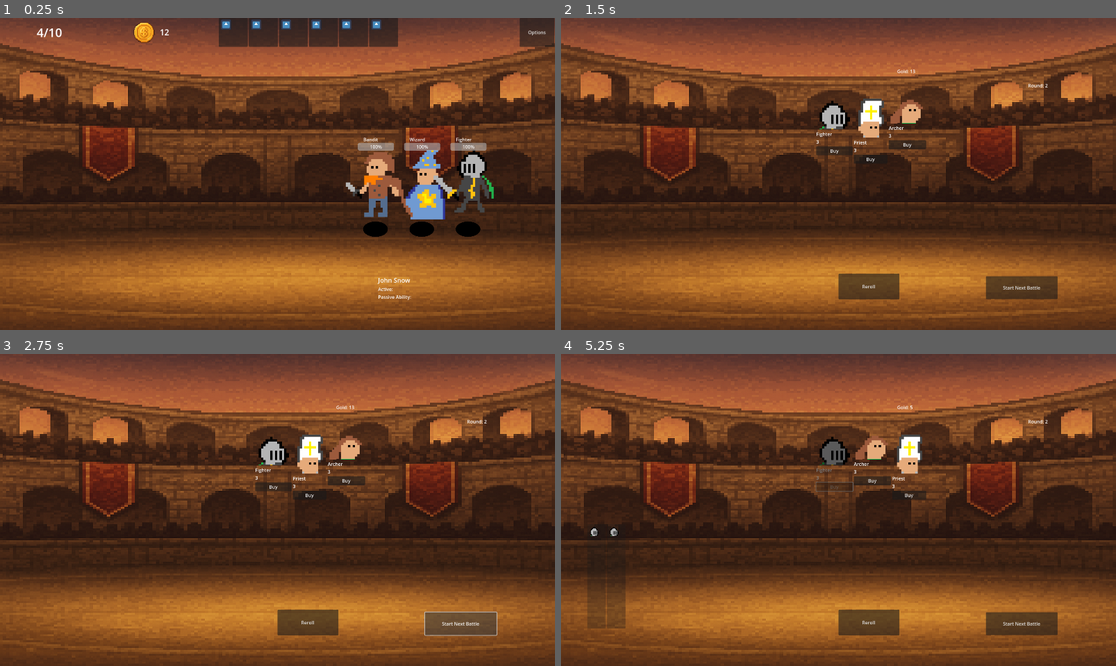
Above: before the commit, frames 1-4 (two rows, left to right).
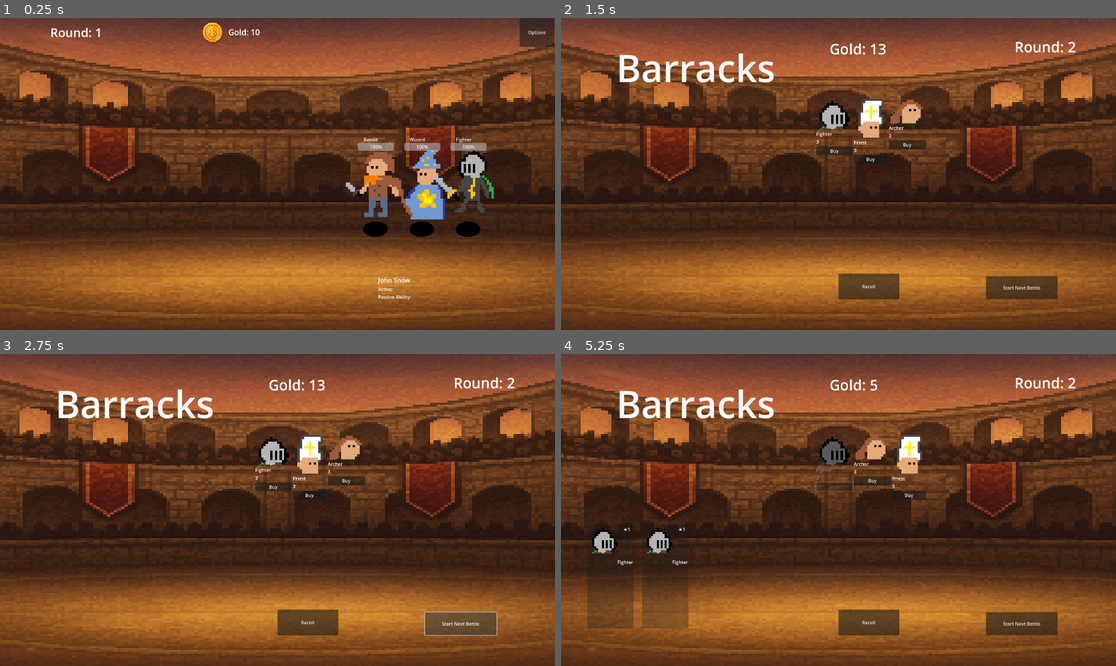
Above: after the commit, the same moments.

Repository: klaswell16/auto_battler
Game: Godot game, scene res://scenes/battle_scene.tscn
Same seed, same stepped clock (60 frames per second), same inputs: the game is played once before the commit and once after it. The engine's default icon, where the game draws it, is replaced by a stand-in: a white triangle on a blue panel in a dark square.
Inputs (mouse positions are in pixels of both pictures, inside the frame that each line leads up to):
- Up to frame 1 (0.25 s): no input
- Up to frame 2 (1.5 s): click (794, 33) at 0.52 s; click (821, 33) at 1.27 s
- Up to frame 3 (2.75 s): click "Start Next Battle" at 2 s
- Up to frame 4 (5.25 s): click "Start Next Battle" at 2.75 s; click "Buy" at 3.5 s; click "Reroll" at 4.25 s; click "Buy" at 5 s

The runs differ from the first frame. In frame 1, 3.4% of the frame differs, in the area x 6-72%, y 0-10%; in frame 2, 1.4%; in frame 3, 1.4%; in frame 4, 3.4%.

Commit message:
Add names and rank to owned bench

Diff:
--- a/scenes/Shop.tscn
+++ b/scenes/Shop.tscn
@@ -28,17 +28,19 @@
 
 [node name="GoldLabel" type="Label" parent="."]
 layout_mode = 0
-offset_left = 1163.0
-offset_top = 173.0
-offset_right = 1396.0
-offset_bottom = 280.0
+offset_left = 929.0
+offset_top = 72.0
+offset_right = 1162.0
+offset_bottom = 179.0
+theme_override_font_sizes/font_size = 50
 
 [node name="RoundLabel" type="Label" parent="."]
 layout_mode = 0
-offset_left = 1616.0
-offset_top = 222.0
-offset_right = 1859.0
-offset_bottom = 320.0
+offset_left = 1569.0
+offset_top = 65.0
+offset_right = 1812.0
+offset_bottom = 163.0
+theme_override_font_sizes/font_size = 50
 
 [node name="SlotsContainer" type="HBoxContainer" parent="."]
 layout_mode = 0
@@ -69,5 +71,15 @@
 offset_top = 590.0
 offset_right = 878.0
 offset_bottom = 950.0
+theme_override_constants/separation = 30
+
+[node name="BarracksLabel" type="Label" parent="."]
+layout_mode = 0
+offset_left = 191.0
+offset_top = 83.0
+offset_right = 909.0
+offset_bottom = 351.0
+theme_override_font_sizes/font_size = 130
+text = "Barracks"
 
 [connection signal="pressed" from="StartBattleButton" to="." method="_on_start_battle_button_pressed"]
--- a/scenes/ShopSlot.tscn
+++ b/scenes/ShopSlot.tscn
@@ -3,6 +3,7 @@
 [ext_resource type="Script" uid="uid://0876b0x85otd" path="res://scripts/shop_slot.gd" id="1_0lmm0"]
 
 [node name="ShopSlot" type="VBoxContainer"]
+custom_minimum_size = Vector2(100, 200)
 offset_left = -2.0
 offset_top = 17.0
 offset_right = 268.0
--- a/scenes/battle_scene.tscn
+++ b/scenes/battle_scene.tscn
@@ -1,12 +1,10 @@
-[gd_scene load_steps=11 format=3 uid="uid://dsj8dewr7suvq"]
+[gd_scene load_steps=9 format=3 uid="uid://dsj8dewr7suvq"]
 
 [ext_resource type="Texture2D" uid="uid://ky1unmpkiepu" path="res://sprites/ChatGPT Image Nov 5, 2025, 06_23_36 PM.png" id="1_kinr6"]
 [ext_resource type="Script" uid="uid://blr44w1gqrvvu" path="res://scripts/battle_scene.gd" id="1_pxwbd"]
 [ext_resource type="Texture2D" uid="uid://b8060iiultitp" path="res://sprites/P.png" id="2_1i8jf"]
-[ext_resource type="PackedScene" uid="uid://dhtudq5lcjm0n" path="res://ui/potrait_button.tscn" id="2_rca61"]
-[ext_resource type="Script" path="res://scripts/champion_data.gd" id="2_ti0og"]
+[ext_resource type="Script" uid="uid://b5ufi8mmpoals" path="res://scripts/champion_data.gd" id="2_ti0og"]
 [ext_resource type="PackedScene" uid="uid://bk86l6g366q3v" path="res://scenes/champion_slot.tscn" id="3_1i8jf"]
-[ext_resource type="Texture2D" uid="uid://bofw1u406nhk8" path="res://icon.svg" id="3_rca61"]
 [ext_resource type="Resource" uid="uid://cxek03a6nagnq" path="res://data/bandit.tres" id="6_05s0e"]
 [ext_resource type="Resource" uid="uid://dw3pusjlrs7dh" path="res://data/wizard.tres" id="7_j0cvo"]
 [ext_resource type="Resource" uid="uid://digdr3ve32udb" path="res://data/fighter.tres" id="8_sjku2"]
@@ -93,11 +91,11 @@
 grow_horizontal = 2
 alignment = 1
 
-[node name="Tier" type="Label" parent="TopBar"]
+[node name="RoundLabel" type="Label" parent="TopBar"]
 layout_mode = 2
 size_flags_horizontal = 3
 theme_override_font_sizes/font_size = 42
-text = "4/10"
+text = "1"
 horizontal_alignment = 1
 
 [node name="Money" type="HBoxContainer" parent="TopBar"]
@@ -113,47 +111,12 @@
 [node name="GoldLabel" type="Label" parent="TopBar/Money"]
 layout_mode = 2
 theme_override_font_sizes/font_size = 28
-text = "12"
+text = "0"
 
 [node name="Spacer" type="Control" parent="TopBar"]
 layout_mode = 2
 size_flags_horizontal = 3
 size_flags_stretch_ratio = 0.18
-
-[node name="TurnOrder" type="HBoxContainer" parent="TopBar"]
-custom_minimum_size = Vector2(7, 7)
-layout_mode = 2
-size_flags_horizontal = 3
-
-[node name="PotraitButton" parent="TopBar/TurnOrder" instance=ExtResource("2_rca61")]
-custom_minimum_size = Vector2(100, 64)
-layout_mode = 2
-portrait = ExtResource("3_rca61")
-
-[node name="PotraitButton2" parent="TopBar/TurnOrder" instance=ExtResource("2_rca61")]
-custom_minimum_size = Vector2(100, 64)
-layout_mode = 2
-portrait = ExtResource("3_rca61")
-
-[node name="PotraitButton3" parent="TopBar/TurnOrder" instance=ExtResource("2_rca61")]
-custom_minimum_size = Vector2(100, 64)
-layout_mode = 2
-portrait = ExtResource("3_rca61")
-
-[node name="PotraitButton4" parent="TopBar/TurnOrder" instance=ExtResource("2_rca61")]
-custom_minimum_size = Vector2(100, 64)
-layout_mode = 2
-portrait = ExtResource("3_rca61")
-
-[node name="PotraitButton5" parent="TopBar/TurnOrder" instance=ExtResource("2_rca61")]
-custom_minimum_size = Vector2(100, 64)
-layout_mode = 2
-portrait = ExtResource("3_rca61")
-
-[node name="PotraitButton6" parent="TopBar/TurnOrder" instance=ExtResource("2_rca61")]
-custom_minimum_size = Vector2(100, 64)
-layout_mode = 2
-portrait = ExtResource("3_rca61")
 
 [node name="Spacer2" type="Control" parent="TopBar"]
 layout_mode = 2
--- a/scripts/battle_scene.gd
+++ b/scripts/battle_scene.gd
@@ -2,6 +2,8 @@
 
 @onready var player_row: HBoxContainer = $Board/PlayerRow
 @onready var enemy_row: HBoxContainer = $Board/EnemyRow
+@onready var gold_label: Label = $TopBar/Money/GoldLabel
+@onready var round_label: Label = $TopBar/RoundLabel
 
 var champion_scene: PackedScene = preload("res://scenes/Champion.tscn")
 
@@ -16,6 +18,7 @@
 	_spawn_row(player_row, player_team)
 	_spawn_row(enemy_row, enemy_team)
 	_cache_slots()
+	_update_meta_ui()
 	_start_battle()
 
 func _start_battle() -> void:
@@ -150,6 +153,13 @@
 
 	return best_target
 
+func _update_meta_ui() -> void:
+	if gold_label:
+		gold_label.text = "Gold: %d" % BattleContext.gold
+	if round_label:
+		round_label.text = "Round: %d" % BattleContext.round
+
+
 
 func _on_battle_end(winner: String) -> void:
 	print("Battle over! Winner: ", winner)
@@ -157,5 +167,7 @@
 	var player_won: bool = (winner == "player")
 	BattleContext.apply_battle_result(player_won)
 
+	_update_meta_ui()
+
 	await get_tree().create_timer(1.0).timeout
 	get_tree().change_scene_to_file("res://scenes/shop.tscn")
--- a/scripts/shop.gd
+++ b/scripts/shop.gd
@@ -98,21 +98,21 @@
 
 		owned_container.add_child(pb)
 
+		pb.unit_name = data.display_name
+		pb.portrait = data.portrait_texture
+		pb.disabled = true   # bench is informational
+
+		# ⭐ Read star rank from BattleContext.star_levels
+		var key := data.resource_path
+		var star: int = int(BattleContext.star_levels.get(key, 1))
+		pb.star_rank = star
+
 
 		pb.unit_name = data.display_name
 		pb.portrait = data.portrait_texture
 
 		# Bench portraits are informational
 		pb.disabled = true
-
-
-		# Optional: show star level if you're using star_levels
-		var key := data.resource_path
-		var star: int = int(BattleContext.star_levels.get(key, 1))
-		if star > 1 and pb.has_node("StarLabel"):
-			pb.get_node("StarLabel").text = "★%d" % star
-
-
 
 func _on_start_battle_button_pressed() -> void:
 	# Only start if the player actually has units
--- a/ui/potrait_button.gd
+++ b/ui/potrait_button.gd
@@ -13,6 +13,14 @@
 		if is_inside_tree() and has_node("NameLabel"):
 			$NameLabel.text = unit_name
 
+@export var star_rank: int = 1:
+	set(value):
+		star_rank = max(1, value)
+		if is_inside_tree() and has_node("StarLabel"):
+			# Either "★", "★★", "★★★" or "★2" style — pick one
+			$StarLabel.text = "★" + str(star_rank)
+			# or: $StarLabel.text = "★".repeat(star_rank)
+
 @export var border_active_color: Color = Color(1.0, 0.85, 0.2, 1.0)
 @export var border_inactive_color: Color = Color(1, 1, 1, 0.0)
 @export var dead_dim_color: Color = Color(0, 0, 0, 0.45)
@@ -26,6 +34,8 @@
 	focus_mode = FOCUS_ALL
 	if has_node("NameLabel"):
 		$NameLabel.text = unit_name
+	if has_node("StarLabel"):
+		$StarLabel.text = "★" + str(star_rank)
 	_apply_visuals()
 
 func _on_pressed() -> void:
--- a/ui/potrait_button.tscn
+++ b/ui/potrait_button.tscn
@@ -4,9 +4,9 @@
 [ext_resource type="Script" uid="uid://dtw13joybxe8n" path="res://ui/potrait_button.gd" id="1_ywikn"]
 
 [node name="PotraitButton" type="Button"]
-custom_minimum_size = Vector2(64, 64)
-offset_right = 136.0
-offset_bottom = 117.0
+custom_minimum_size = Vector2(160, 64)
+offset_right = 585.0
+offset_bottom = 189.0
 icon_alignment = 1
 script = ExtResource("1_ywikn")
 
@@ -14,8 +14,8 @@
 layout_mode = 0
 offset_left = 3.000002
 offset_top = 2.0
-offset_right = 74.666664
-offset_bottom = 73.66666
+offset_right = 179.66666
+offset_bottom = 152.0
 scale = Vector2(0.6, 0.6)
 
 [node name="Portrait" type="TextureRect" parent="."]
@@ -23,8 +23,8 @@
 layout_mode = 0
 offset_left = 7.0
 offset_top = 5.0
-offset_right = 67.0
-offset_bottom = 65.0
+offset_right = 183.66666
+offset_bottom = 161.66667
 scale = Vector2(0.6, 0.6)
 texture = ExtResource("1_xkkcm")
 expand_mode = 1
@@ -34,9 +34,26 @@
 layout_mode = 0
 offset_left = 5.0
 offset_top = 5.0
-offset_right = 69.0
-offset_bottom = 69.0
+offset_right = 178.33333
+offset_bottom = 153.33333
 scale = Vector2(0.6, 0.6)
+
+[node name="NameLabel" type="Label" parent="."]
+layout_mode = 0
+offset_left = 18.0
+offset_top = 119.0
+offset_right = 245.0
+offset_bottom = 163.0
+text = "Name"
+horizontal_alignment = 1
+
+[node name="StarLabel" type="Label" parent="."]
+layout_mode = 0
+offset_left = 125.0
+offset_top = 5.0
+offset_right = 170.0
+offset_bottom = 37.0
+text = "*1"
 
 [connection signal="mouse_entered" from="." to="." method="_on_mouse_entered"]
 [connection signal="pressed" from="." to="." method="_on_pressed"]
Not shown: 1 places in scenes/Shop.tscn that only renumber resources
